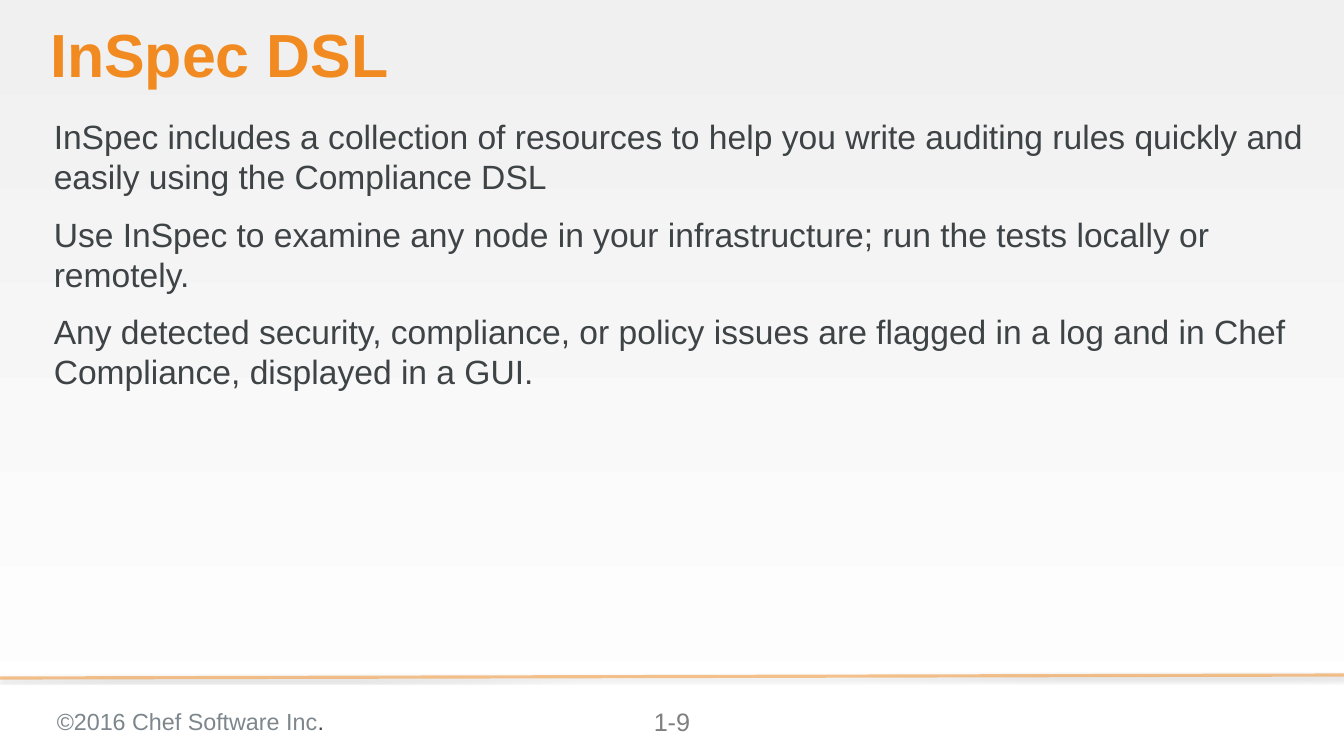
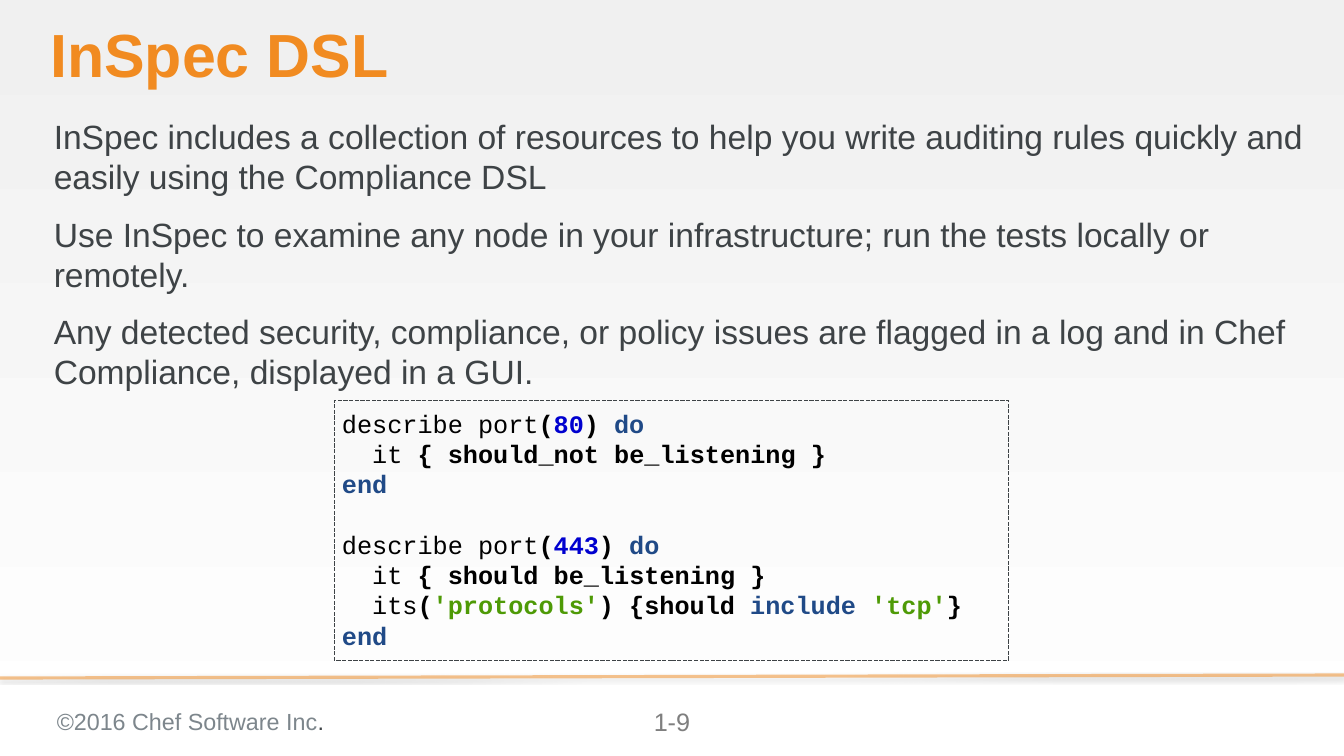
Before and after one commit to bchamby/chef-compliance-installation-configuration-operation, a slide deck: slide 9 of 01-Intro.pptx. Drawn at 1344x756 pixels with LibreOffice and Linux fonts; fonts in the diff are those of the drawing; background and template pictures are left out. Boxes give left, top, right and bottom in pixels: in the first picture for what was removed or moved away, otherwise in the second. Text is boxed around its words. In the diff, an @@ line names an element or a change of style, - is before the commit and + after.

```diff
--- a/01-Intro.pptx
+++ b/01-Intro.pptx
@@ rectangle added at [334,401,1008,661], outline #3E4346 0.75 pt dashed, 24 pt, text #000000, bold @@
+describe port(80) do
+it { should_not be_listening }
+end
+describe port(443) do
+it { should be_listening }
+its('protocols') {should include 'tcp'}
+end
```
Also in this commit, not shown: 3 other slides changed.
